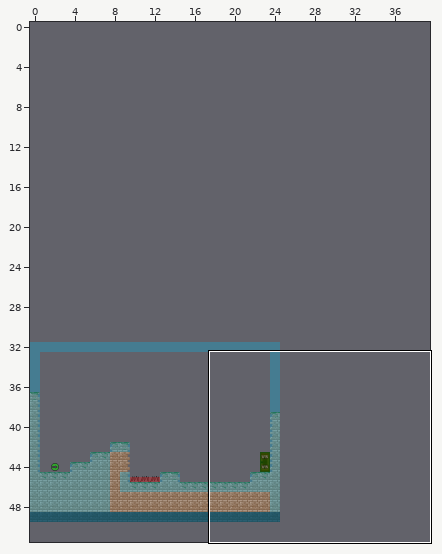
Two versions of a level (Tiled map, BGJ03/levels/test.tmx). Above, an overview of the earlier version with the close-up marked.
Close-up. As it was:
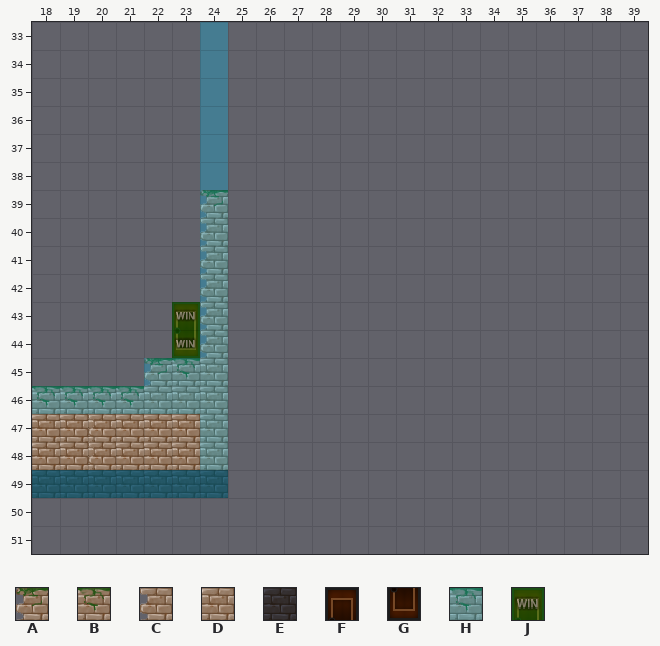
Cells are 32x32 px. Shown: x 18..39, y 33..51. The commit also changed other parts of the map, which this record leaves out. The old version is drawn lined up with the new one.
Key: from "Tileset": A 0, B 1, C 12, D 13, E 121, F 131, G 143; from "collision": H 0, J 11.
_ is an empty cell.
Layers that did not change in this view are not listed.
Layer "1" before, first column x 18:
41 ________
42 ________
43 _____F__
44 _____G__
45 ________
46 ________
47 DDD_____
48 DDD_____
49 ________
50 ________
51 ________
Layer "-1" before, first column x 18:
37 _________
38 _________
39 ______A__
40 ______C__
41 ______C__
42 ______C__
43 ______C__
44 ______C__
45 ____ABD__
46 BBBBDDD__
47 __CDDDD__
48 __CDDDD__
49 EEEEEEE__
50 _________
51 _________
Layer "collision" before, first column x 18:
33 ______H_______________
34 ______H_______________
35 ______H_______________
36 ______H_______________
37 ______H_______________
38 ______H_______________
39 ______H_______________
40 ______H_______________
41 ______H_______________
42 ______H_______________
43 _____JH_______________
44 _____JH_______________
45 ____HHH_______________
46 HHHHHHH_______________
47 ______H_______________
48 ______H_______________
49 HHHHHHH_______________
50 ______________________
51 ______________________
And afterwards:
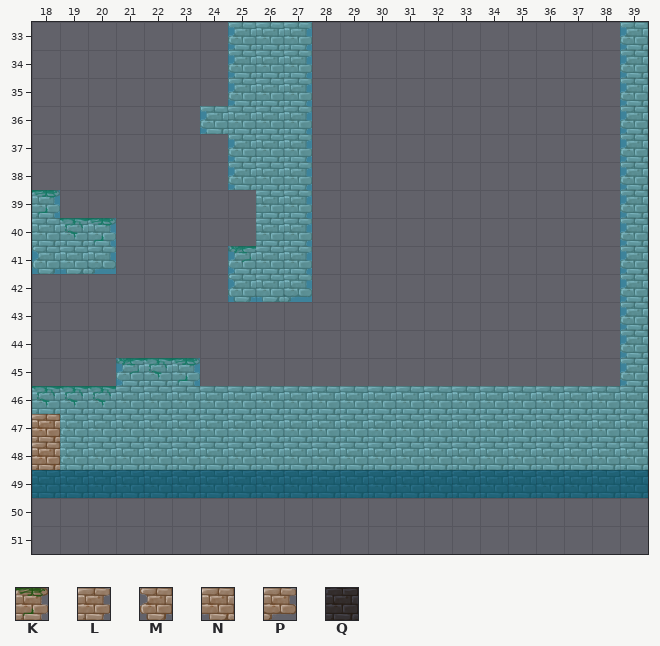
Further tiles: from "Tileset": K 2, L 14, M 24, N 25, P 26, Q 109.
Tiles of an added or newly shown layer are drawn over the layers below it.
See-through tiles are keyed as they look on the map.
Edits made:
Changed rows in their new state; . is an unchanged cell.
map size 25x18 -> 40x50 cells (old content now starts at 0,32; both pictures use the new coordinates)
layer "collision" opacity 59% -> 75%
Layer "1" (removed):
first column x 19:
43 ...._
44 ...._
47 __...
48 __...
Layer "-1" (removed):
first column x 18:
39 ......_
40 ......_
41 ......_
42 ......_
43 ......_
44 ......_
45 ....___
46 ..._...
47 ..____.
48 ..____.
49 _______
Layer "100" (added):
first column x 19:
47 D
48 D
Layer "0" (added):
first column x 18:
33 .......CDL...........C
34 .......CDL...........C
35 .......CDL...........C
36 ......CDDL...........C
37 .......CDL...........C
38 .......CDL...........C
39 K.......DL...........C
40 DBK.....DL...........C
41 MNP....ADL...........C
42 .......MNP...........C
43 .....................C
44 .....................C
45 ...ABK...............C
46 ...D...DDDDDDDDDDDDDDD
47 .CDDDD.DDDDDDDDDDDDDDD
48 .CDDDD.DDDDDDDDDDDDDDD
49 QQQQQQQQQQQQQQQQQQQQQQ
Layer "collision":
first column x 18:
33 ......_HHH...........H
34 ......_HHH...........H
35 ......_HHH...........H
36 .......HHH...........H
37 ......_HHH...........H
38 ......_HHH...........H
39 H....._.HH...........H
40 HHH..._.HH...........H
41 HHH..._HHH...........H
42 ......_HHH...........H
43 .....__..............H
44 .....__..............H
45 ...H.._..............H
46 .......HHHHHHHHHHHHHHH
47 .HHHHH.HHHHHHHHHHHHHHH
48 .HHHHH.HHHHHHHHHHHHHHH
49 .......HHHHHHHHHHHHHHH
